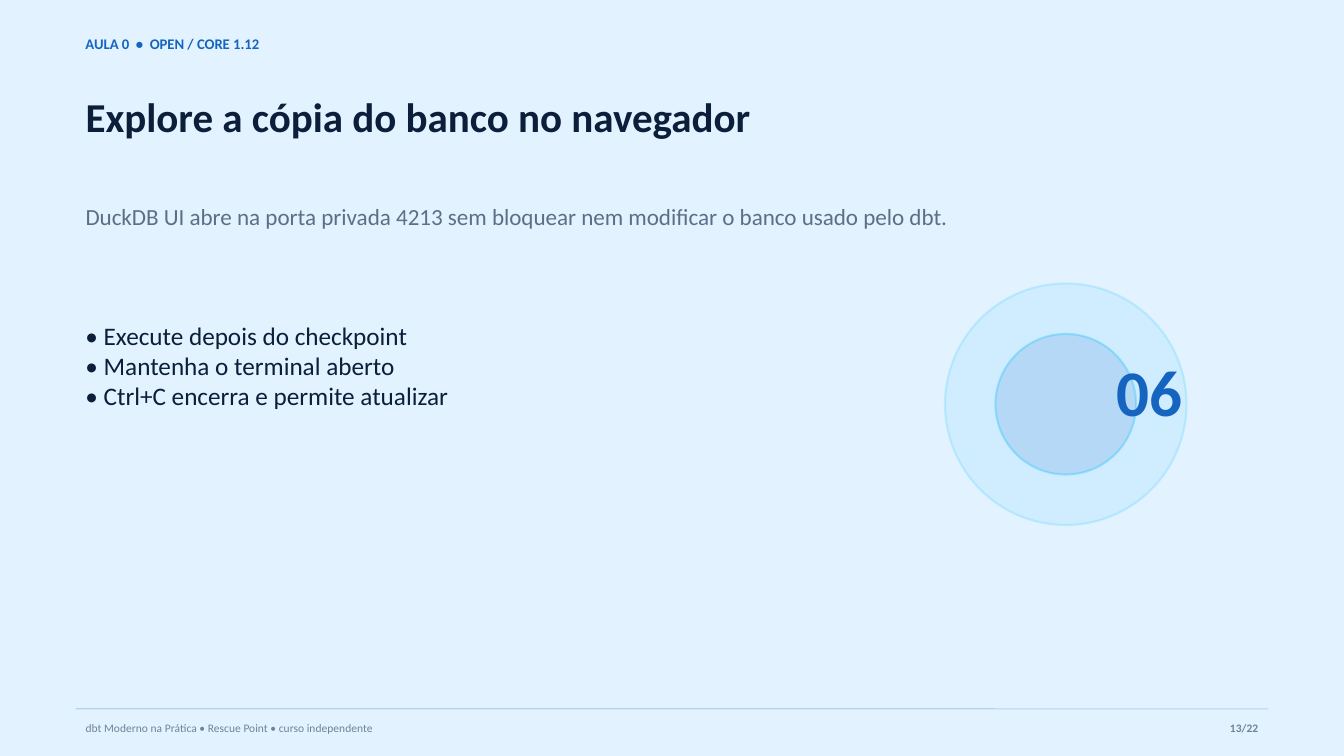
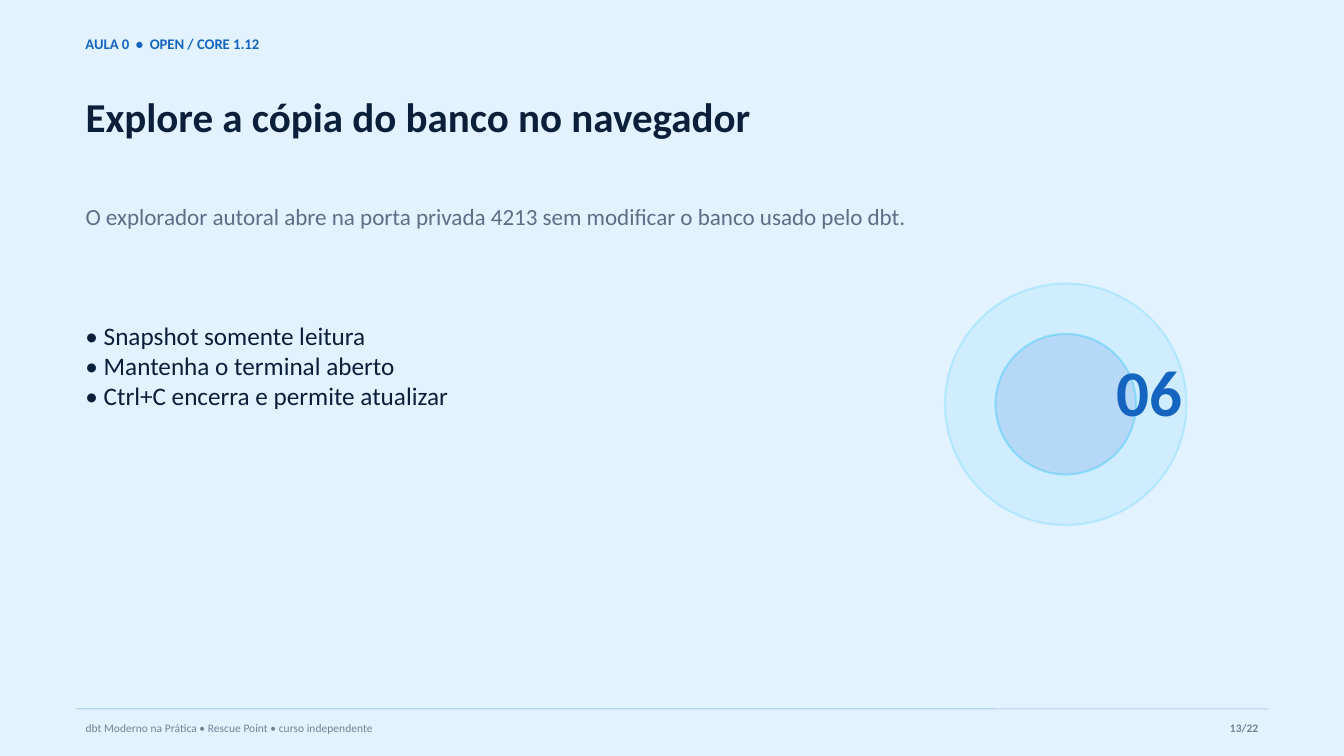
Before and after one commit to AnselmoBorges/dbt-moderno-na-pratica, a slide deck: slide 13 of assets/decks/aula-00-ambiente.pptx. Drawn at 1344x756 pixels with LibreOffice and Linux fonts; fonts in the diff are those of the drawing. Boxes give left, top, right and bottom in pixels: in the first picture for what was removed or moved away, otherwise in the second. Text is boxed around its words. In the diff, an @@ line names an element or a change of style, - is before the commit and + after.

Commit message:
fix: substitui DuckDB UI no Codespaces

```diff
--- a/assets/decks/aula-00-ambiente.pptx
+++ b/assets/decks/aula-00-ambiente.pptx
@@ text at (86, 209, 906, 229): text changed @@
-DuckDB UI abre na porta privada 4213 sem bloquear nem modificar o banco usado pelo dbt.
+O explorador autoral abre na porta privada 4213 sem modificar o banco usado pelo dbt.
@@ text at (104, 327, 365, 349): text changed @@
-• Execute depois do checkpoint
+• Snapshot somente leitura
```
Also in this commit, not shown: 4 other slides changed, 14 other files.
